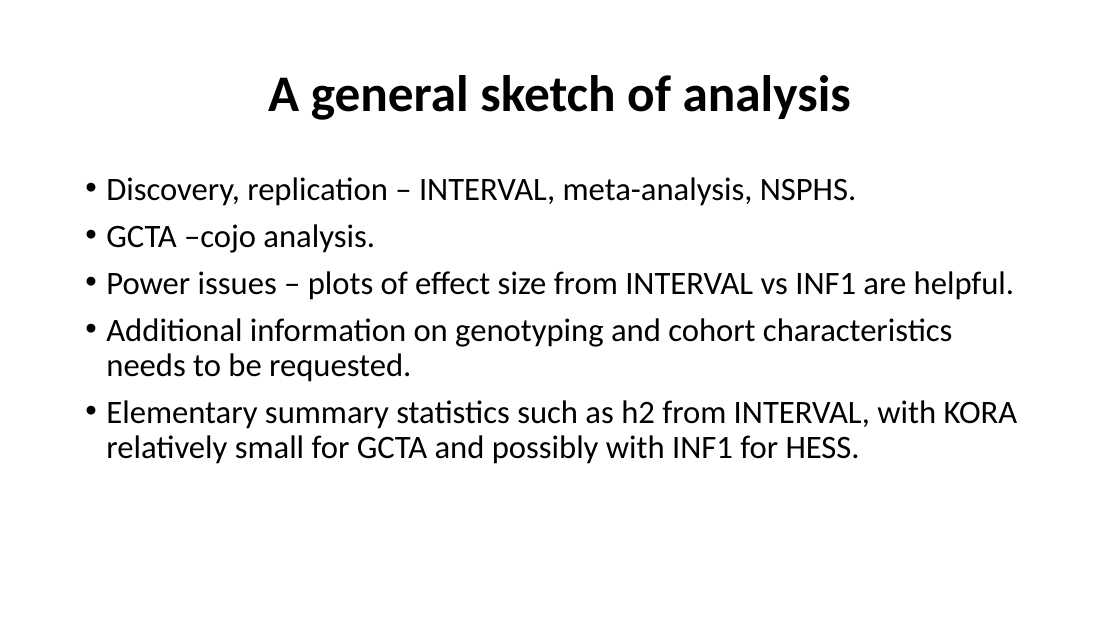
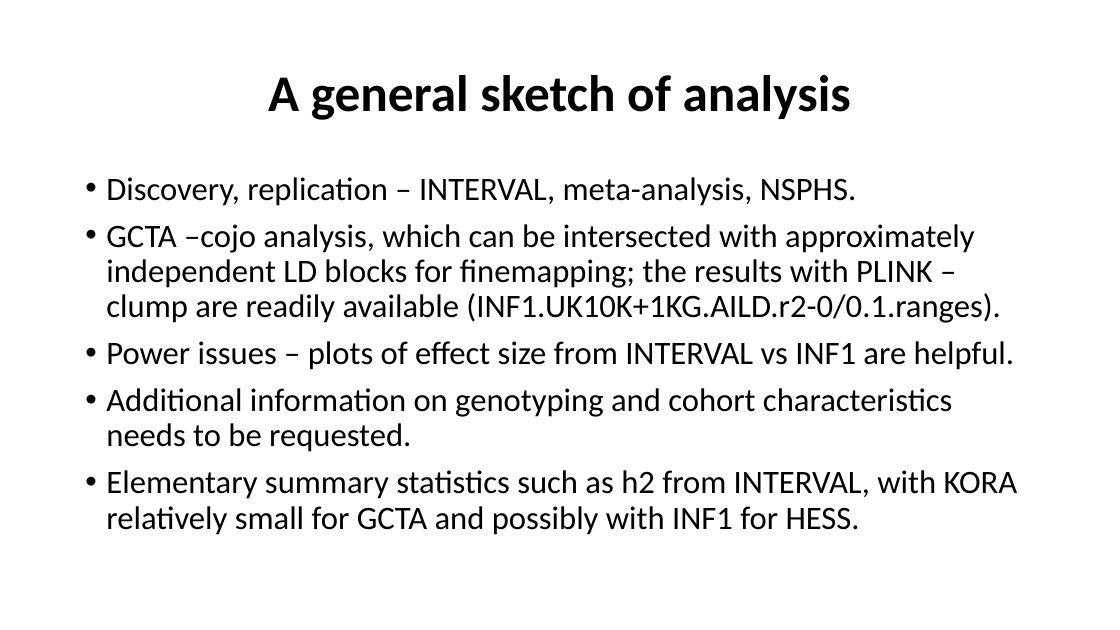
Before and after one commit to jinghuazhao/INF, a slide deck: slide 15 of doc/SCALLOP_INF1-120419.pptx. Drawn at 1120x630 pixels with LibreOffice and Linux fonts; fonts in the diff are those of the drawing. Boxes give left, top, right and bottom in pixels: in the first picture for what was removed or moved away, otherwise in the second. Text is boxed around its words. In the diff, an @@ line names an element or a change of style, - is before the commit and + after.

Commit message:
Documents and auxiliary files

```diff
--- a/doc/SCALLOP_INF1-120419.pptx
+++ b/doc/SCALLOP_INF1-120419.pptx
@@ text at [106,224,1001,323]: text changed @@
-• GCTA –cojo analysis.
+• GCTA –cojo analysis, which can be intersected with approximately independent LD blocks for finemapping; the results with PLINK –clump are readily available (INF1.UK10K+1KG.AILD.r2-0/0.1.ranges).
```
